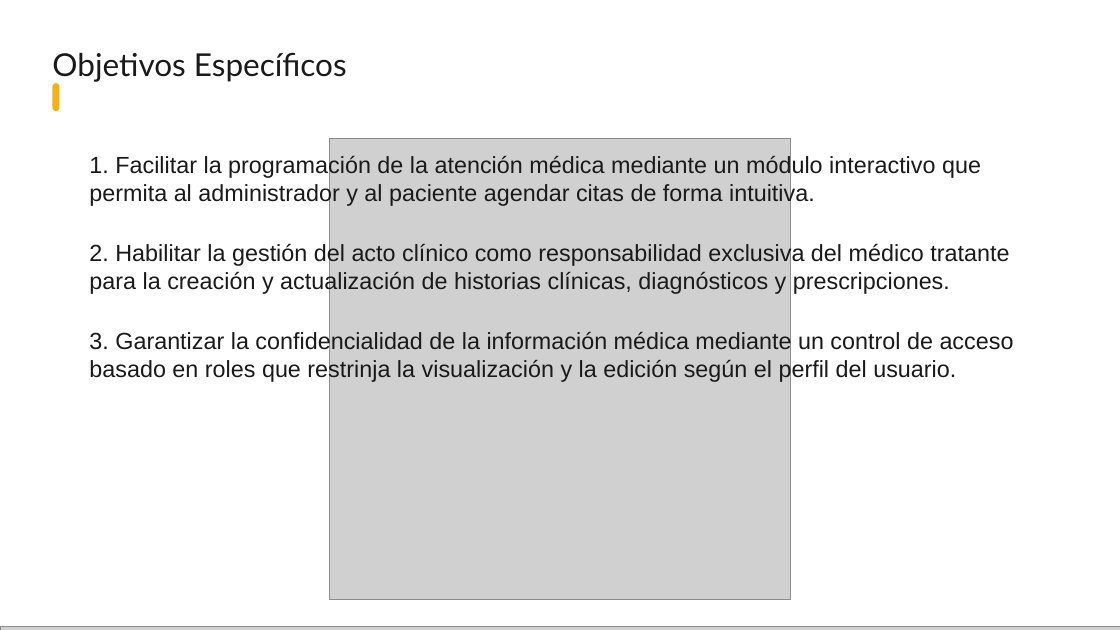
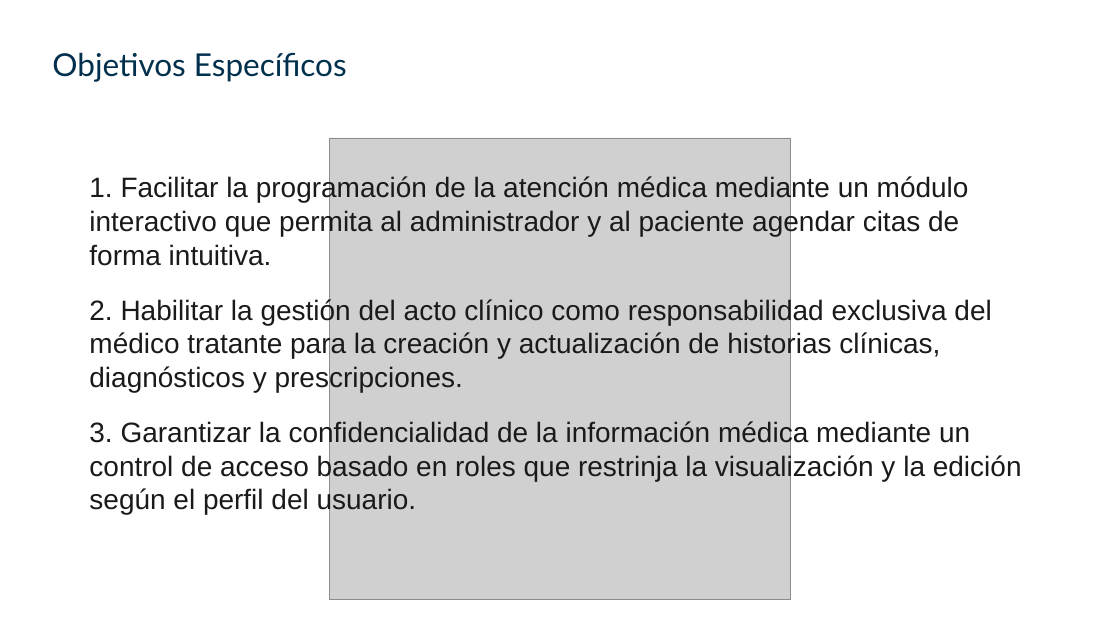
Before and after one commit to Brandonpyjv/Mediapp, a slide deck: slide 7 of docs tesis/exposicion/MediApp - Sustentación.pptx. Drawn at 1120x630 pixels with LibreOffice and Linux fonts; fonts in the diff are those of the drawing; grey boxes stand for pictures; background and template pictures are left out. Boxes give left, top, right and bottom in pixels: in the first picture for what was removed or moved away, otherwise in the second. Text is boxed around its words. In the diff, an @@ line names an element or a change of style, - is before the commit and + after.

```diff
--- a/docs tesis/exposicion/MediApp - Sustentación.pptx
+++ b/docs tesis/exposicion/MediApp - Sustentación.pptx
@@ text "Objetivos Específicos" at [52,52,347,82]: text colour #1A1A1A to #00304D @@
@@ rounded rectangle removed at [52,83,59,111] @@
@@ text "1. Facilitar la programación de ...": place and size @@
-text "1. Facilitar la programación de ..." at [89,154,981,206]
+text "1. Facilitar la programación de ..." at [89,176,969,266]
@@ text "2. Habilitar la gestión del ...": place and size @@
-text "2. Habilitar la gestión del ..." at [89,242,1009,294]
+text "2. Habilitar la gestión del ..." at [89,298,991,392]
@@ size 20 to 24 pt in 3 elements at [89,176,969,266], [89,298,991,392], [89,420,1022,514] @@
@@ text "3. Garantizar la confidencialidad de ...": place and size @@
-text "3. Garantizar la confidencialidad de ..." at [89,331,1014,383]
+text "3. Garantizar la confidencialidad de ..." at [89,420,1022,514]
@@ picture removed at [0,627,1120,630] @@
```
Also in this commit, not shown: 35 other slides changed, 2 slides added, 2 slides removed, 9 other files.
